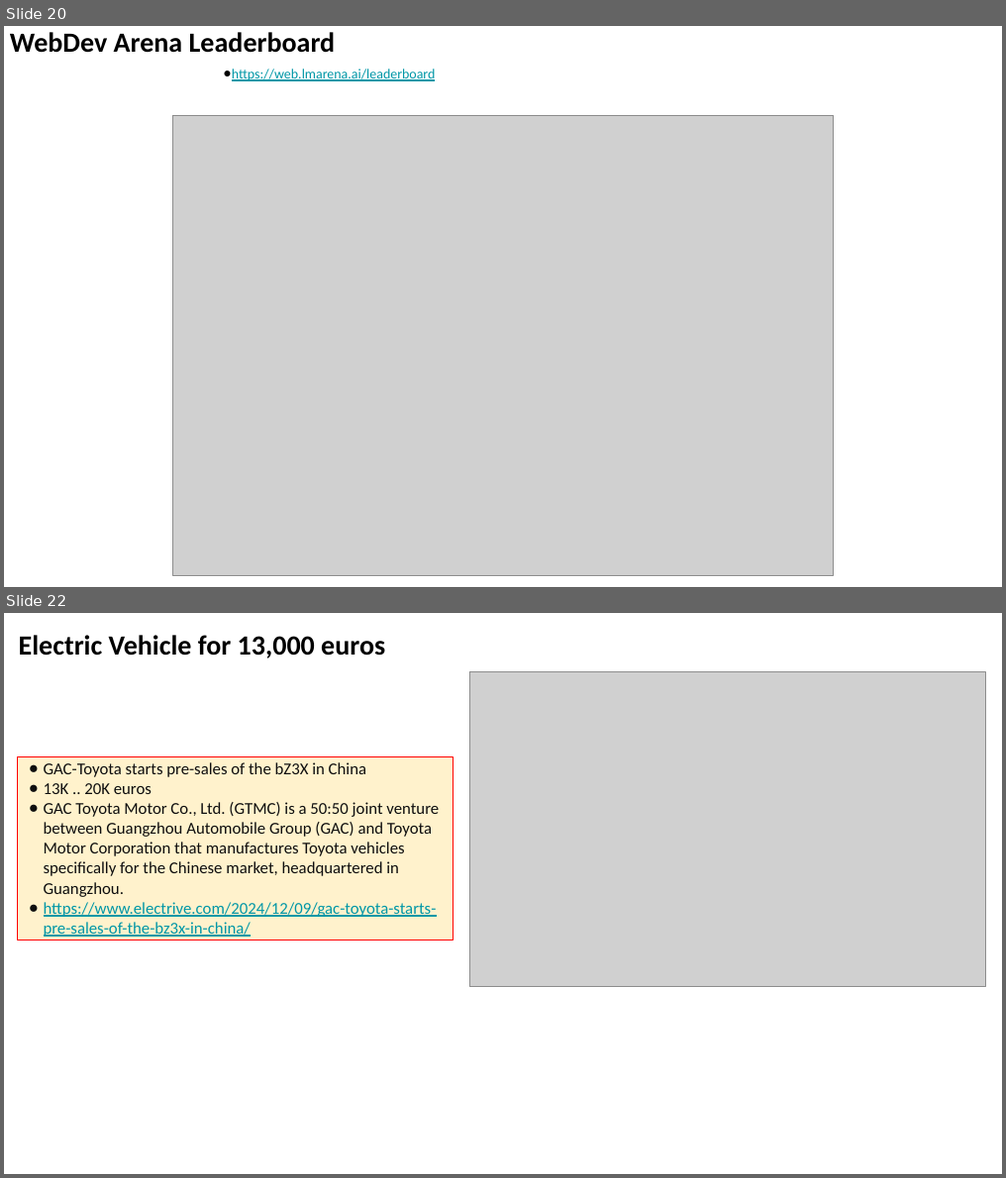
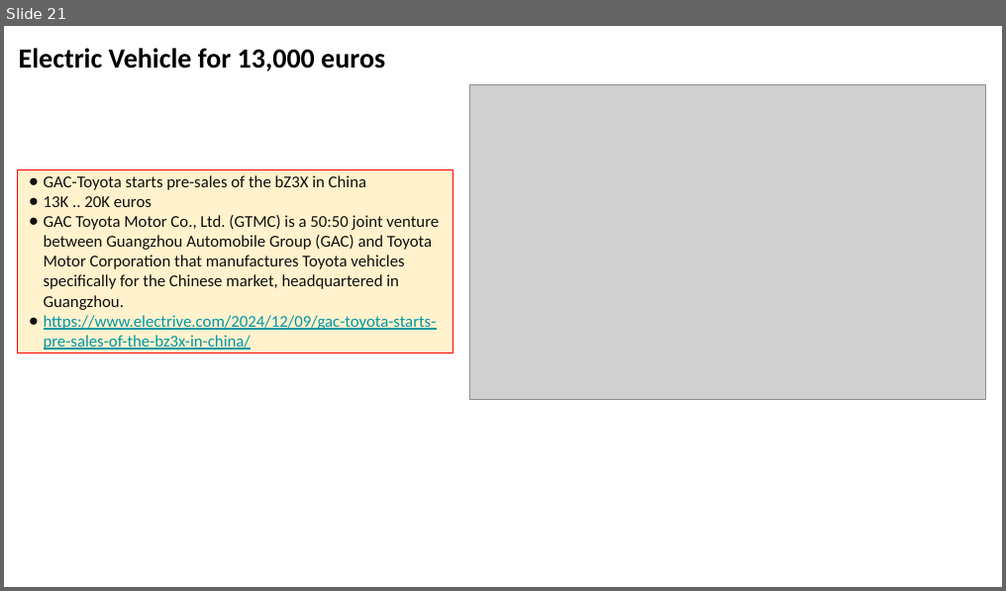
Before and after one commit to lselector/seminar, a slide deck: 2025/2025-03-21-AI-Updates.pptx. Shown one above the other, each under a label of ours: slides 20 and 22 before the commit, slide 21 after it; the slides between them are not shown. The pictures are 1006x1178 and 1006x591 pixels, drawn with LibreOffice and Linux fonts; fonts in the diff are those of the drawing; grey boxes stand for pictures. Boxes give left, top, right and bottom in pixels: in the first picture for what was removed or moved away, otherwise in the second. Text is boxed around its words. In the diff, an @@ line names an element or a change of style, - is before the commit and + after.

```diff
--- a/2025/2025-03-21-AI-Updates.pptx
+++ b/2025/2025-03-21-AI-Updates.pptx
@@ slide 20 removed at [4,26,1002,587], background #FFFFFF @@
@@ text removed at [10,32,336,53] @@
-WebDev Arena Leaderboard
@@ text removed at [232,69,436,81] @@
-● https://web.lmarena.ai/leaderboard
@@ picture removed at [172,115,834,574] @@
@@ what was slide 22 is now slide 21 @@
```
Also in this commit, not shown: 5 slides changed.
